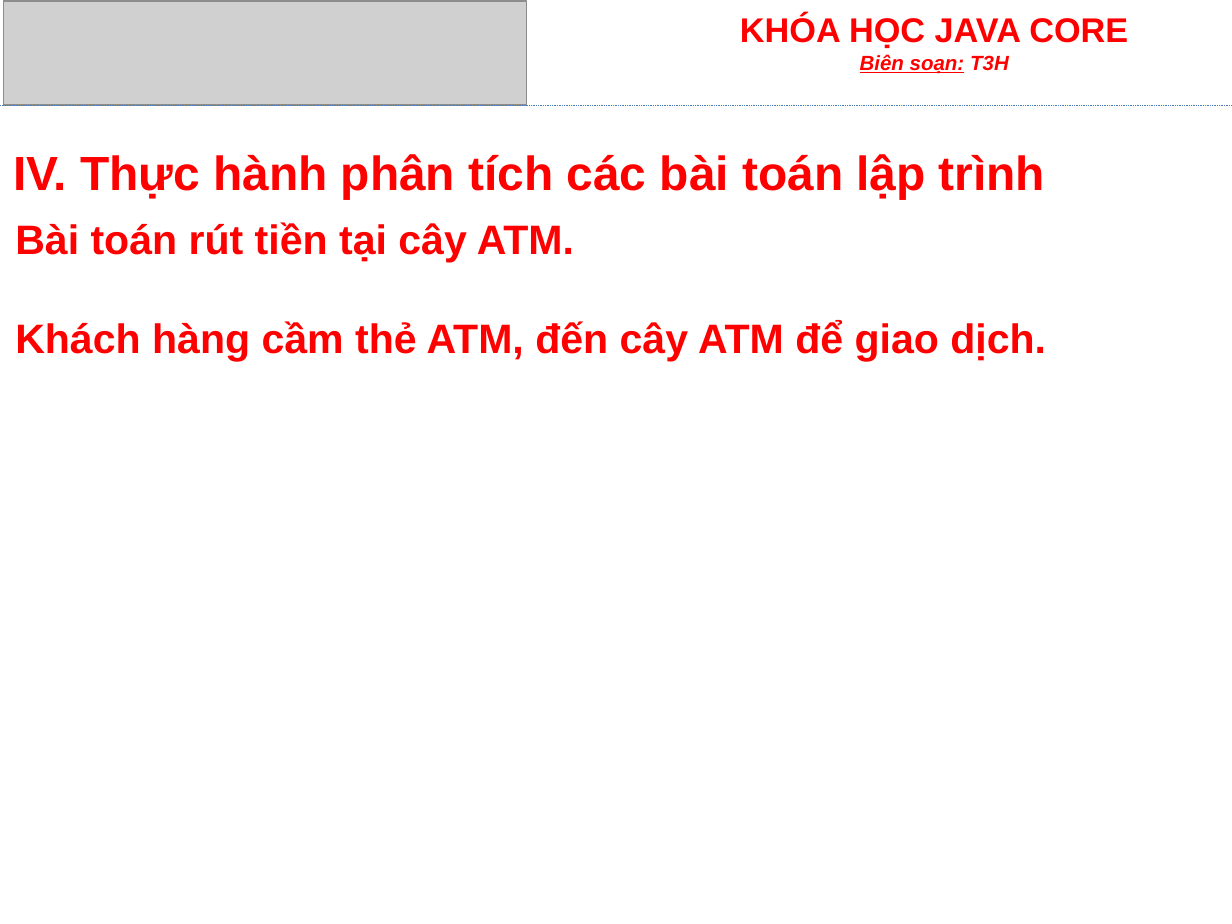
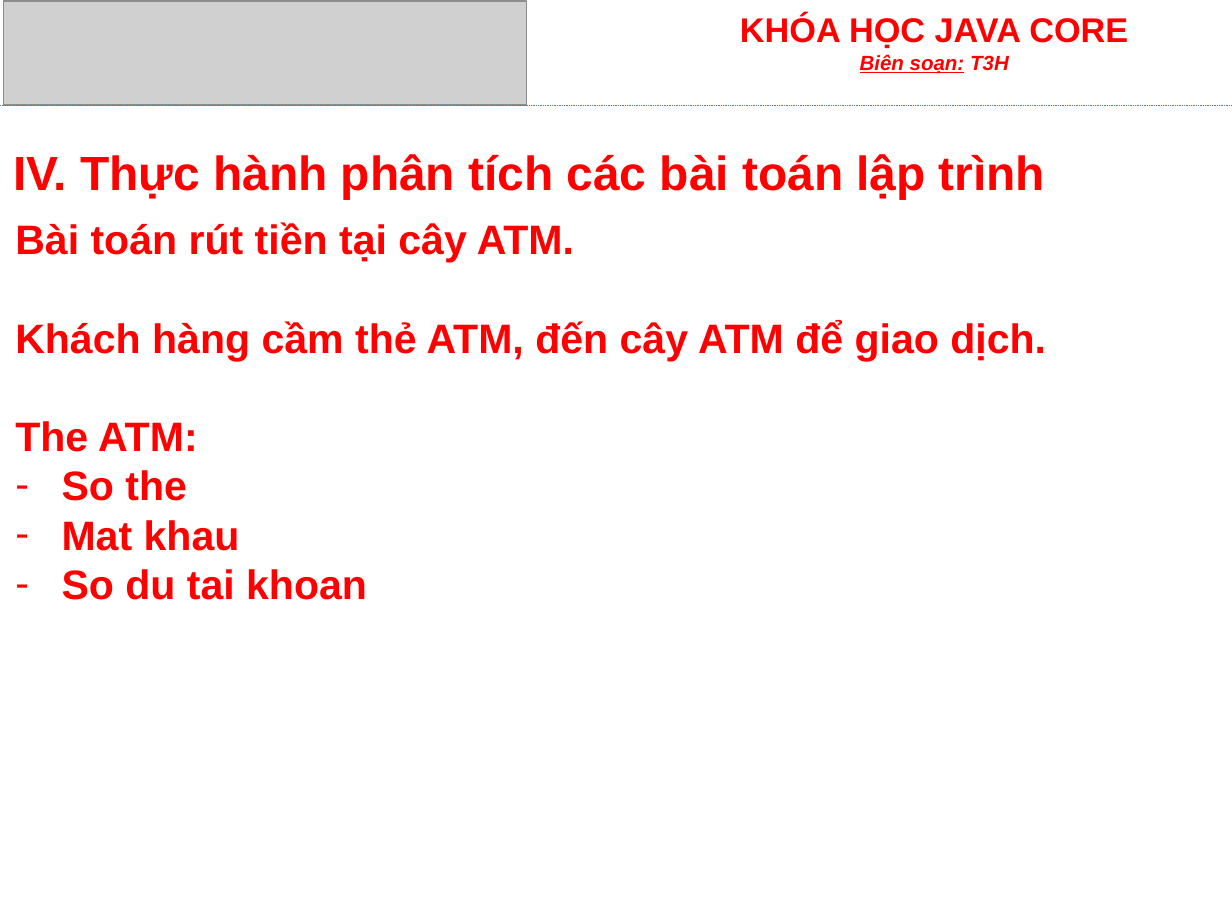
Before and after one commit to Locdote/hocfe, a slide deck: slide 16 of hocbe/tai-lieu/be/Bai1-LamQuenVoiJava.pptx. Drawn at 1232x924 pixels with LibreOffice and Linux fonts; fonts in the diff are those of the drawing; grey boxes stand for pictures. Boxes give left, top, right and bottom in pixels: in the first picture for what was removed or moved away, otherwise in the second. Text is boxed around its words. In the diff, an @@ line names an element or a change of style, - is before the commit and + after.

Commit message:
Update slide Bai1-LamQuenVoiJava.pptx. Upload demo buoi 4 oop.

```diff
--- a/hocbe/tai-lieu/be/Bai1-LamQuenVoiJava.pptx
+++ b/hocbe/tai-lieu/be/Bai1-LamQuenVoiJava.pptx
@@ text at (15, 421, 367, 600): paragraphs added @@
+The ATM:
+– So the
+– Mat khau
+– So du tai khoan
```
Also in this commit, not shown: 9 other files.
